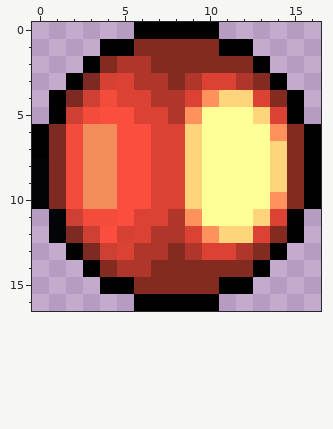
Pixel-art sprite: NodejsWebApp2/public/assets/sprites/red_ball.png. Above: the version before the commit.
The file is 17x17 pixels. Colours within 5 levels of each other are drawn and written as one.
The result:
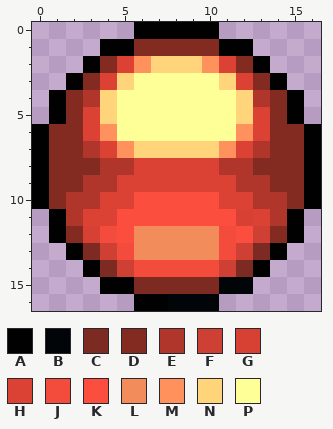
Palette (. is transparent): A #010101  B #010508  C #7d2a22  D #832a21  E #b0362b  F #cf4034  G #d64134  H #dc4234  J #f34c3c  K #fb4e3e  L #f28c5b  M #ff915c  N #ffd47a  P #ffff97
Edits made:
@@ x 0..16 @@
  1 ....AADDDDDAA....
- 2 ...ADEEDDDDDDA...
- 3 ..ACGHEEDEHHEDA..
- 4 .ACFJHHEEHMNNHDA.
- 5 .AFJKKHHEMPPPNHA.
- 6 ACJLLKKHHNPPPPMDA
- 7 ACJLLKKHHNPPPPNDA
- 8 BCJLLKKHHNPPPPNDA
- 9 BCJLLKKHHNPPPPNDA
-10 BCJLLKKHHNPPPPMDA
-11 .BFJJKHHEMPPPNHA.
-12 .BCFKGHEEHMNNHDA.
-13 ..ACFHEEDEHHEDA..
-14 ...ADEEDDDDDDA...
-15 ....AADDDDDAA....
-16 ......AAAAA......
+ 2 ...ADHMNNNMHDA...
+ 3 ..ADHNPPPPPNHDA..
+ 4 .ADENPPPPPPPNEDA.
+ 5 .ADHNPPPPPPPNHDA.
+ 6 ADDHMPPPPPPPMHDDA
+ 7 ADDEHMNNNNNMHEDDA
+ 8 ADDDEEHHHHHEEDDDA
+ 9 ADDEEHHHHHHHEEDDA
+10 ADEEHHKKKKKHHEEDA
+11 .AEHHKKKKKKKGHEA.
+12 .ADGJKLLLLLJKFDA.
+13 ..ACFJLLLLLJFCA..
+14 ...ACFJJJJJFCA...
+15 ....AACCCCCBB....
+16 ......AABBB......
Where, in picture pixels (left, top, right, bottom), the same in both pictures:
changed: (32, 56, 287, 311)
